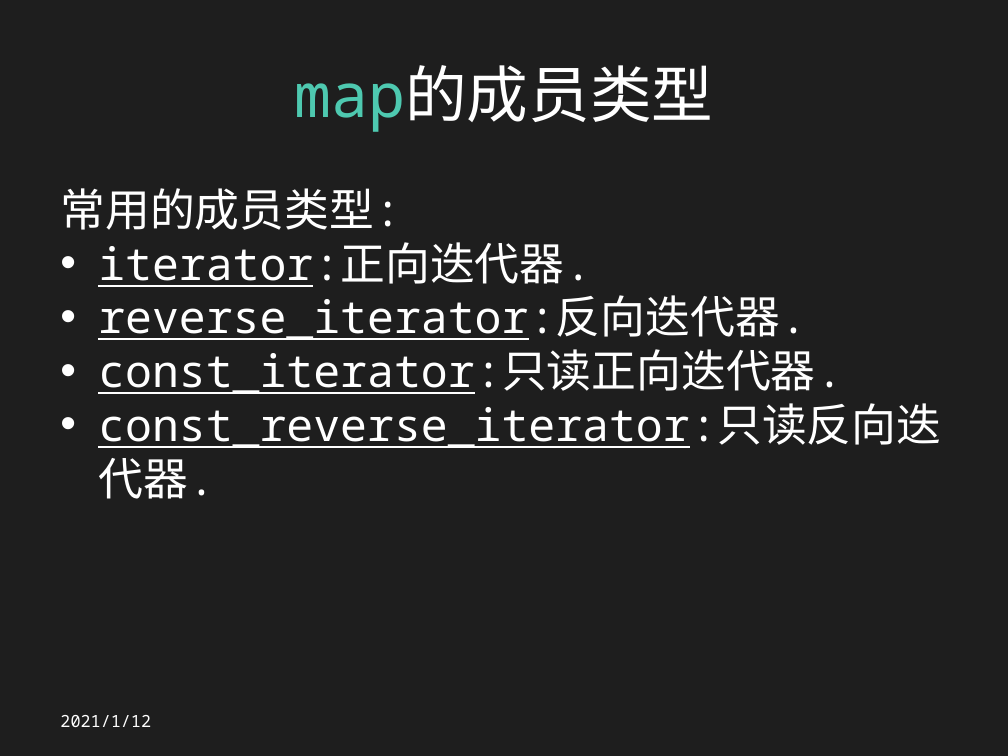
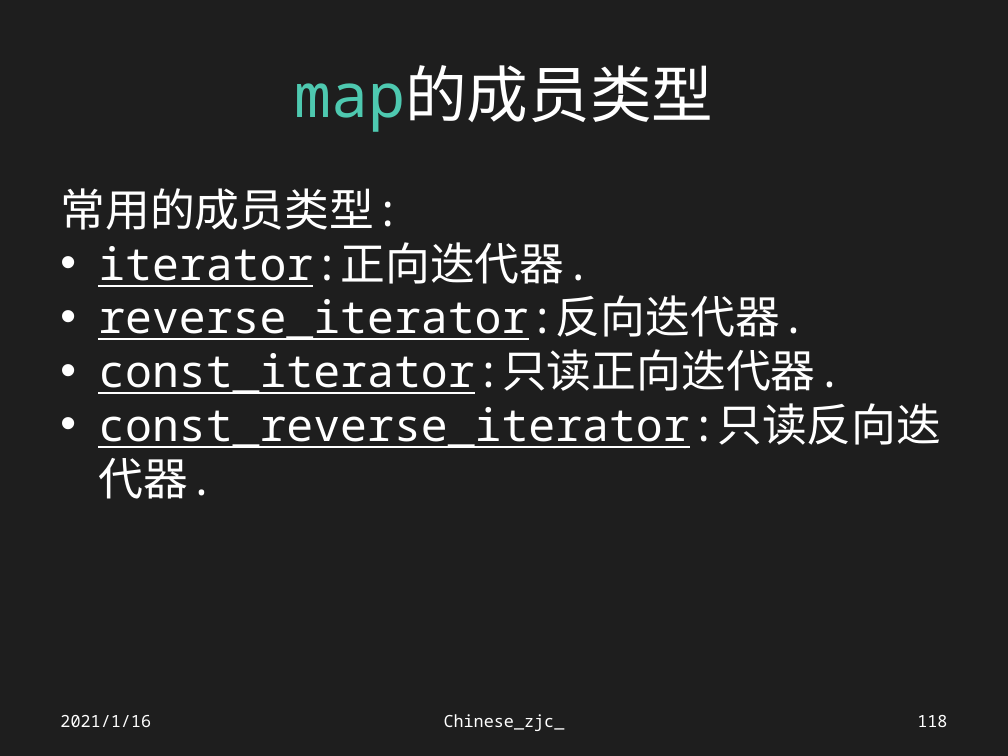
Before and after one commit to Chinesezjc/Solved-Problems, a slide deck: slide 118 of STL.pptx (slide 102 before the commit). Drawn at 1008x756 pixels with LibreOffice and Linux fonts; fonts in the diff are those of the drawing. Boxes give left, top, right and bottom in pixels: in the first picture for what was removed or moved away, otherwise in the second. Text is boxed around its words. In the diff, an @@ line names an element or a change of style, - is before the commit and + after.

Commit message:
Chinese_zjc_

```diff
--- a/STL.pptx
+++ b/STL.pptx
@@ text at (x1=60, y1=715, x2=151, y2=727): text changed @@
-2021/1/12
+2021/1/16
@@ text added at (x1=444, y1=714, x2=565, y2=731), 12 pt, text #FFFFFF @@
+Chinese_zjc_
@@ page number added at (x1=917, y1=715, x2=947, y2=727), 12 pt, text #FFFFFF @@
+118
```
Also in this commit, not shown: 147 other slides changed, 16 slides added, 34 other files.
